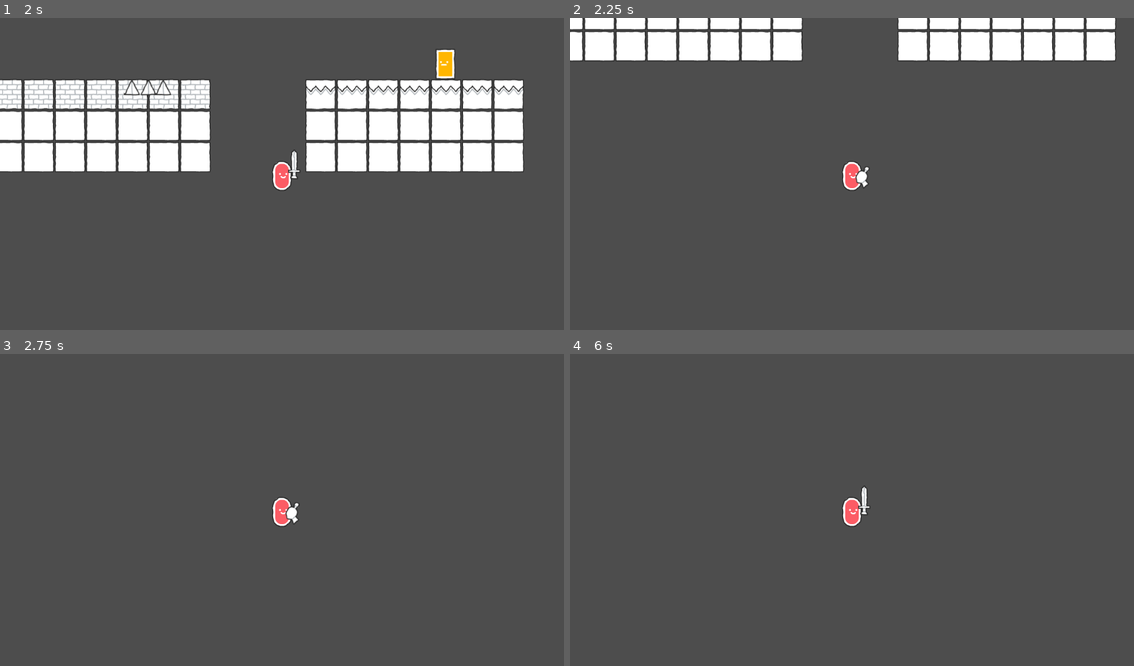
Above: before the commit, frames 1-4 (two rows, left to right).
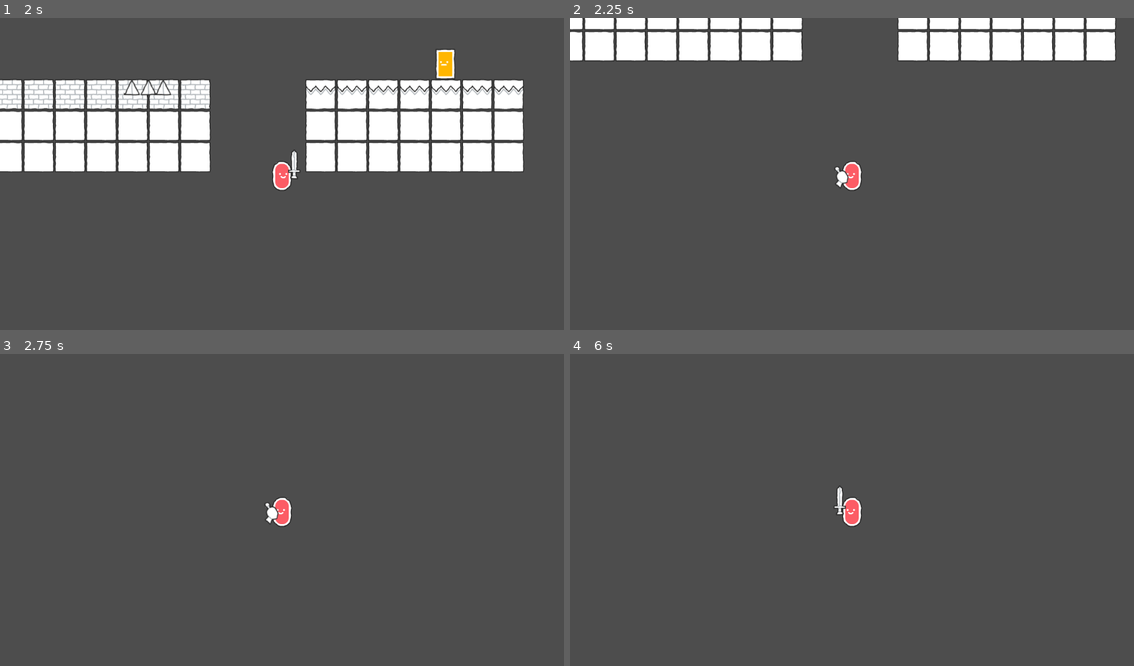
Above: after the commit, the same moments.

Repository: Gaiabuse/PlatformerGodotWork
Game: Godot game, scene res://Game/MiniWorld/miniworld.tscn
Same seed, same stepped clock (60 frames per second), same inputs: the game is played once before the commit and once after it.
Inputs (mouse positions are in pixels of both pictures, inside the frame that each line leads up to):
- Up to frame 1 (2 s): move the mouse to (406, 161) at 0.52 s; hold D (move_right) from 0.53 s (still down); click (406, 161) at 0.6 s; tap Space (jump) at 0.77, 1.52 s; move the mouse to (169, 192) at 1.27 s; click (169, 192) at 1.35 s
- Up to frame 2 (2.25 s): move the mouse to (908, 105) at 2.02 s; release D (move_right) at 2.03 s; hold A (move_left) from 2.03 s (still down); tap Tab (switch_weapon) at 2.1 s
- Up to frame 3 (2.75 s): keep holding A (move_left); click (338, 441) at 2.3 s
- Up to frame 4 (6 s): tap Enter at 2.75, 5.75 s; move the mouse to (823, 575) at 2.77 s; release A (move_left) at 2.78 s; hold D (move_right) 2.78-4.28 s; tap ] (test_checkpoint) at 2.85 s; tap Space (jump) at 3.02, 3.77, 4.52, 5 s; click (823, 575) at 3.05 s; move the mouse to (1021, 559) at 3.52 s; tap I at 3.6 s; click (1021, 559) at 3.8 s; move the mouse to (682, 466) at 4.27 s; hold A (move_left) 4.28-5.03 s; click (682, 466) at 4.35 s; move the mouse to (880, 513) at 5.02 s; hold D (move_right) 5.03-5.78 s; click (880, 513) at 5.1 s; move the mouse to (767, 432) at 5.77 s; hold A (move_left) from 5.78 s (still down); tap Tab (switch_weapon) at 5.85 s

Frame 1 is identical in both runs. In frame 2, 0.2% of the frame differs, in the area x 46-54%, y 46-55%; in frame 3, 0.2%; in frame 4, 0.2%, in the area x 46-54%, y 42-55%.

Commit message:
on peut changer de cote UwU

Diff:
--- a/Game/Player/player.gd
+++ b/Game/Player/player.gd
@@ -13,7 +13,7 @@
 var _is_dead: bool = false
 var epee_instantiate: bool = false
 var laserpistol_instantiate: bool = false
-
+var is_right : bool
 var _health: int:
 	set(value):
 		_health = value
@@ -22,6 +22,7 @@
 func _ready() -> void:
 	_health = max_health
 	epee_instantiate = false
+	is_right = true
 	instantiate_epee()
 
 
@@ -32,12 +33,27 @@
 	if Input.is_action_just_pressed("jump") and is_on_floor():
 		velocity.y = JUMP_VELOCITY
 
-	var direction := Input.get_axis("move_left", "move_right")
-	if direction:
-		velocity.x = direction * SPEED
-	else:
-		velocity.x = move_toward(velocity.x, 0, SPEED)
+	var direction :float = Input.get_axis("move_left", "move_right")
+	velocity.x = direction * SPEED
+	if velocity.x > 0:
+		is_right = true
+		global_scale.x = 1
+		global_rotation_degrees = 0
+		if(laser_pistol!= null):
+			laser_pistol.global_scale.x = 1
+			laser_pistol.global_rotation_degrees = 0
+			laser_pistol.is_right = true
+	elif velocity.x <0:
+		is_right = false
+		global_scale.x = -1
+		global_rotation_degrees= 180
+		if(laser_pistol!= null):
+			laser_pistol.global_scale.x = -1
+			laser_pistol.global_rotation_degrees = 180
+			laser_pistol.is_right = false
 
+	print(global_scale.x)
+	print(global_scale.y)
 	move_and_slide()
 
 	if Input.is_action_pressed("test_checkpoint"):
@@ -79,6 +95,14 @@
 	add_child(laser_pistol)
 	laser_pistol.global_position = anchor.global_position
 	laser_pistol.owner = owner
+	if is_right:
+		laser_pistol.global_scale.x = 1
+		laser_pistol.global_rotation_degrees = 0
+		laser_pistol.is_right = true
+	else:
+		laser_pistol.global_scale.x = -1
+		laser_pistol.global_rotation_degrees = 180
+		laser_pistol.is_right = false
 
 	laserpistol_instantiate = true
 func switch_weapon()->void:
--- a/Game/Weapons/laser_pistol/laser_pistol.gd
+++ b/Game/Weapons/laser_pistol/laser_pistol.gd
@@ -4,6 +4,7 @@
 @export var bulletScene: PackedScene
 @export var CoolDown: Timer
 @export var marker : Marker2D
+var is_right : bool
 var _canShoot: bool
 
 
@@ -15,7 +16,10 @@
 # Called every frame. 'delta' is the elapsed time since the previous frame.
 func _physics_process(delta: float) -> void:
 	var rotation = get_global_mouse_position()
-	rotation.x = global_position.x +100
+	if(is_right):
+		rotation.x = global_position.x + 100
+	else:
+		rotation.x = global_position.x - 100
 	anchor.look_at(rotation)
 	if (Input.is_action_just_pressed("attack")):
 		_shoot()
@@ -28,6 +32,7 @@
 		projectile.global_position = marker.global_position
 		projectile.global_rotation = anchor.global_rotation
 		inventory_manager.bullet_number -=1
+		$LaserPistolAudio.play()
 		_canShoot = false
 
 
--- a/Game/Weapons/laser_pistol/laser_pistol.tscn
+++ b/Game/Weapons/laser_pistol/laser_pistol.tscn
@@ -1,8 +1,9 @@
-[gd_scene load_steps=4 format=3 uid="uid://bjtov1tfngsfm"]
+[gd_scene load_steps=5 format=3 uid="uid://bjtov1tfngsfm"]
 
 [ext_resource type="Texture2D" uid="uid://hbqqjy31jjgx" path="res://Assets/Default/item_blaster.png" id="1_jm3tx"]
 [ext_resource type="Script" uid="uid://d1ry864omwonf" path="res://Game/Weapons/laser_pistol/laser_pistol.gd" id="1_w77n0"]
 [ext_resource type="PackedScene" uid="uid://i6pyrv7gdsnj" path="res://Game/Weapons/laser_pistol/bullet/bullet.tscn" id="2_bggnr"]
+[ext_resource type="AudioStream" uid="uid://bhrrtf6t12p54" path="res://Assets/blaster-2-81267.mp3" id="4_c2orj"]
 
 [node name="LaserPistol" type="Node2D" node_paths=PackedStringArray("anchor", "CoolDown", "marker")]
 position = Vector2(25, 0)
@@ -25,4 +26,7 @@
 [node name="Marker2D" type="Marker2D" parent="anchor/visual"]
 position = Vector2(20, -3)
 
+[node name="LaserPistolAudio" type="AudioStreamPlayer2D" parent="."]
+stream = ExtResource("4_c2orj")
+
 [connection signal="timeout" from="Cooldown" to="." method="_on_cooldown_timeout"]
--- a/Game/Weapons/weapons.gd
+++ b/Game/Weapons/weapons.gd
@@ -18,4 +18,5 @@
 func attack() -> void:
 	monitoring = false
 	$SwordAnimation.play("sword_attack")
+	$WeaponAudio.play()
 	monitoring = true
--- a/Game/Weapons/weapons.tscn
+++ b/Game/Weapons/weapons.tscn
@@ -1,7 +1,8 @@
-[gd_scene load_steps=6 format=3 uid="uid://chc517cxir5ct"]
+[gd_scene load_steps=7 format=3 uid="uid://chc517cxir5ct"]
 
 [ext_resource type="Script" uid="uid://bjmr4042sl7cx" path="res://Game/Weapons/weapons.gd" id="1_7mfnp"]
 [ext_resource type="Texture2D" uid="uid://cdvyggohm2too" path="res://Assets/Default/item_sword.png" id="1_tnsr6"]
+[ext_resource type="AudioStream" uid="uid://nowb0f0l4hrw" path="res://Assets/sword-slice-393847.mp3" id="3_ywf1w"]
 
 [sub_resource type="Animation" id="Animation_7mfnp"]
 length = 0.001
@@ -157,4 +158,7 @@
 &"": SubResource("AnimationLibrary_7mfnp")
 }
 
+[node name="WeaponAudio" type="AudioStreamPlayer2D" parent="."]
+stream = ExtResource("3_ywf1w")
+
 [connection signal="body_entered" from="." to="." method="_on_body_entered"]
--- /dev/null
+++ b/default_bus_layout.tres
@@ -0,0 +1,3 @@
+[gd_resource type="AudioBusLayout" format=3 uid="uid://dxfnye8rlfcsa"]
+
+[resource]
Not shown, added: Assets/blaster-2-81267.mp3.import
Not shown, added: Assets/sword-slice-393847.mp3.import
Not shown, added: Assets/blaster-2-81267.mp3
Not shown, added: Assets/sword-slice-393847.mp3
